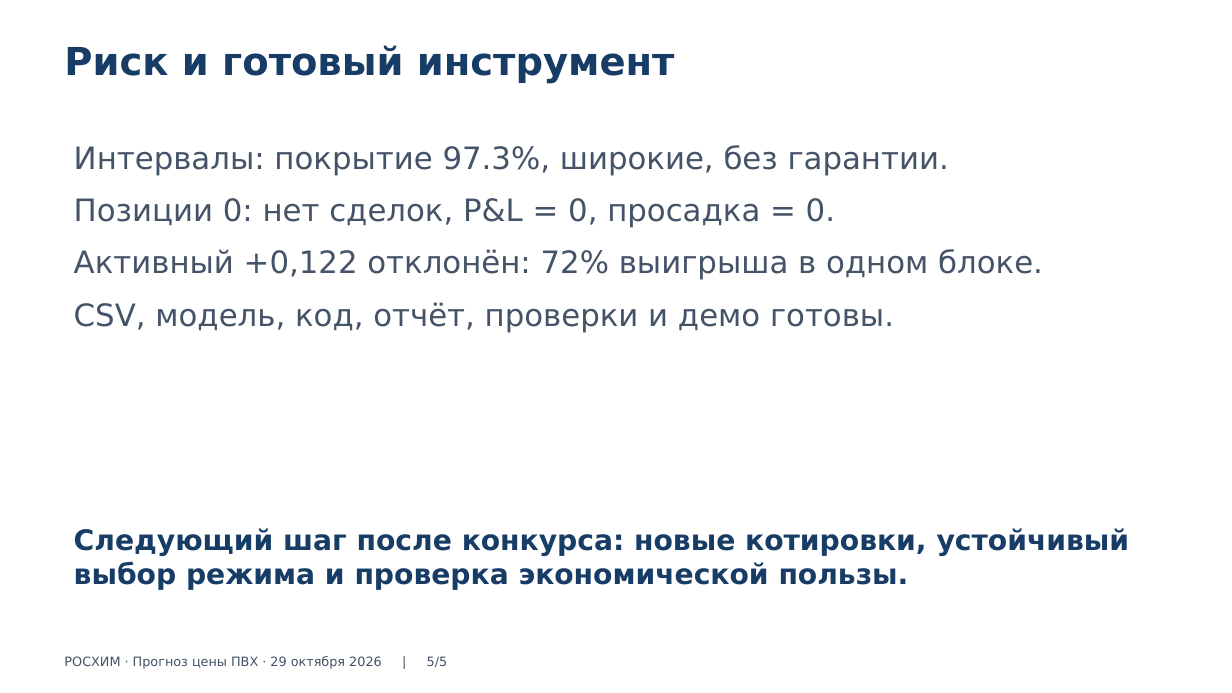
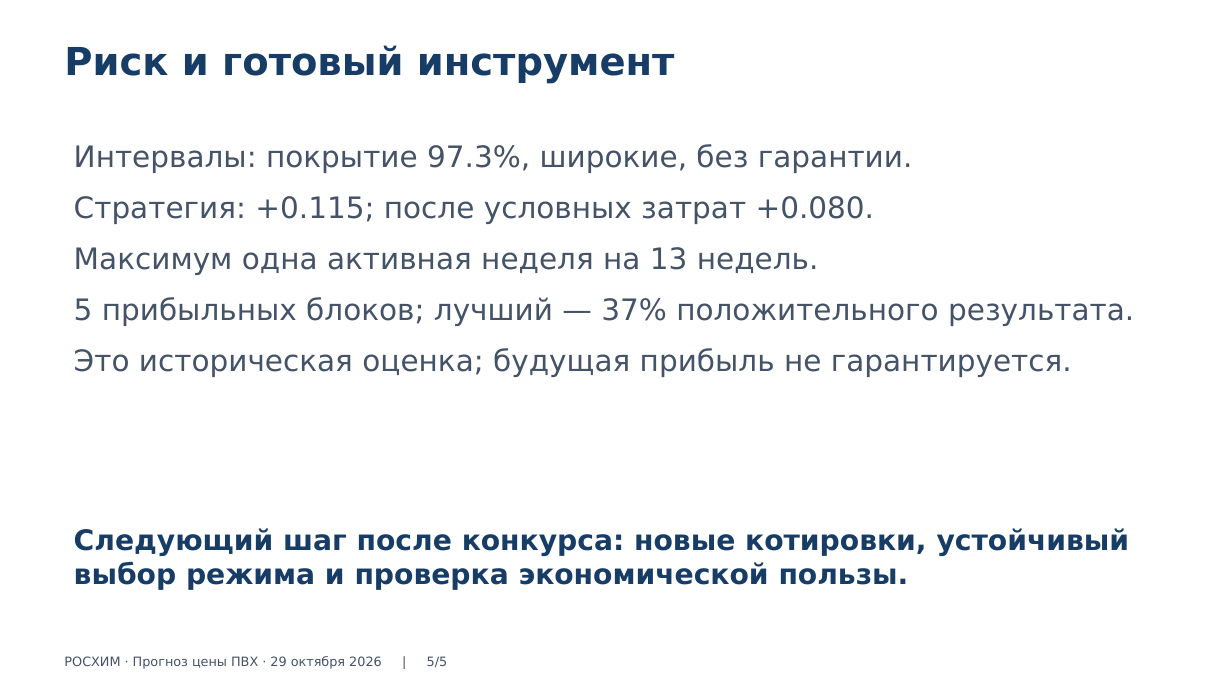
Before and after one commit to MihailProhorenko/Roshim_hakaton, a slide deck: slide 5 of docs/presentation.pptx. Drawn at 1232x693 pixels with LibreOffice and Linux fonts; fonts in the diff are those of the drawing. Boxes give left, top, right and bottom in pixels: in the first picture for what was removed or moved away, otherwise in the second. Text is boxed around its words. In the diff, an @@ line names an element or a change of style, - is before the commit and + after.

```diff
--- a/docs/presentation.pptx
+++ b/docs/presentation.pptx
@@ text at (x1=74, y1=144, x2=913, y2=173): size 24 to 23 pt in "Интервалы: покрытие 97.3%, широкие, без гарантии." @@
@@ text at (x1=74, y1=196, x2=1134, y2=377): text changed; size 24 to 23 pt @@
-Позиции 0: нет сделок, P&L = 0, просадка = 0.
-Активный +0,122 отклонён: 72% выигрыша в одном блоке.
-CSV, модель, код, отчёт, проверки и демо готовы.
+Стратегия: +0.115; после условных затрат +0.080.
+Максимум одна активная неделя на 13 недель.
+5 прибыльных блоков; лучший — 37% положительного результата.
+Это историческая оценка; будущая прибыль не гарантируется.
```
Also in this commit, not shown: 19 other files.
